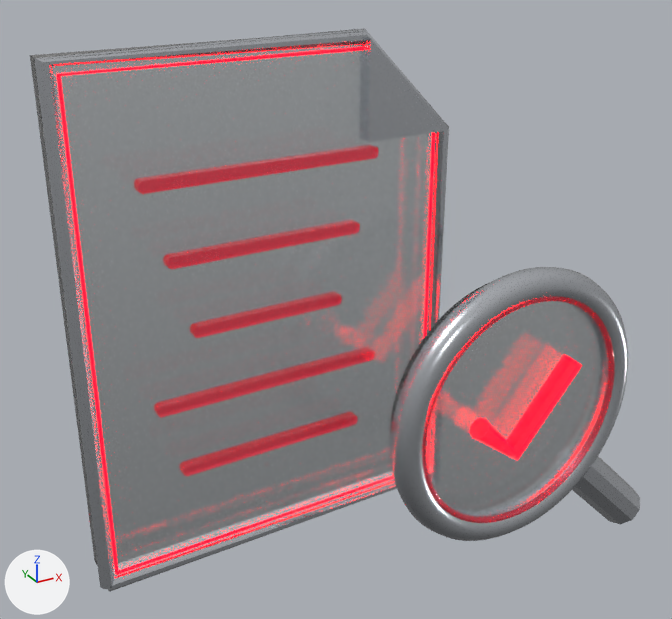
A saved change to the glTF model site/data-journey/assets/glass/models/39-audit.glb.
Both versions are drawn from a 50 mm camera at (-1.58, -2.4, 1.36) aimed at (-0.18, 0.15, 0.09). Arrows for +X, +Y and +Z are at lower left; the lights stay in place. The first picture is the older version. Where no turn or scale is listed for an object, it has been applied to the vertices. Vertices at exactly the same position are counted once.

Objects in the first picture: 'BC clear optical glass', 'BC neon red glass edge', 'BC ruby optical glass', 'BC satin silver metal'.
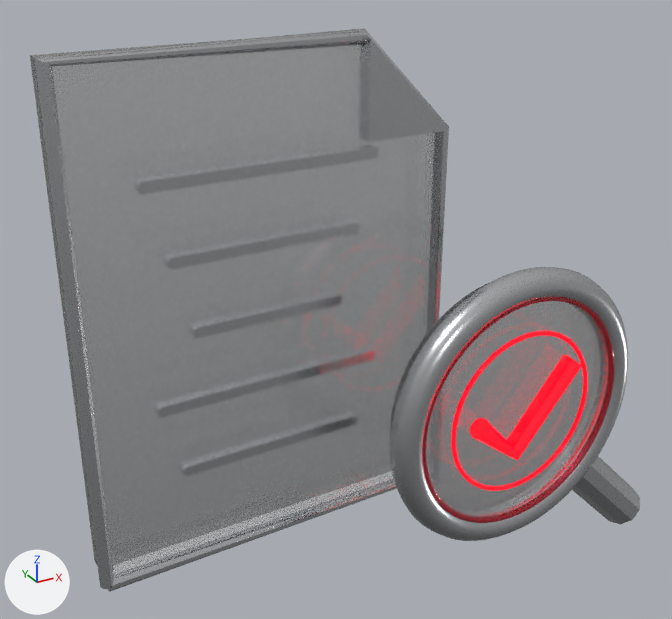
The change, as a list of edits to the scene's bpy script:
```text
Change mat_bc_ruby_optical_glass:
    mat_bc_ruby_optical_glass.base_color: (1.0, 0.122, 0.188) -> (0.549, 0.00784, 0.0275)  # red #ff6278 -> red #c4162e
Add mat_bc_satin_iron:
    mat_bc_satin_iron = principled_material('BC satin iron')
    mat_bc_satin_iron.base_color = (0.639, 0.651, 0.671)  # light grey #d1d3d6
    mat_bc_satin_iron.metallic = 1.0
    mat_bc_satin_iron.roughness = 0.26
Change me_bc_satin_silver_metal:
    remove me_bc_satin_silver_metal.from_pydata(...)  # 852 vertices, 1692 faces; spans x -0.92..1.23, y -0.53..-0.04, z -1.13..0.87
    add me_bc_satin_silver_metal.from_pydata(...)  # 1422 vertices, 2812 faces; spans x -0.92..1.23, y -0.53..-0.04, z -1.13..0.87
    me_bc_satin_silver_metal part 1: a new loose piece of 114 vertices spanning x -0.7..0.1, y -0.17..-0.11, z 0.48..0.52, in mat_bc_satin_iron (light grey #d1d3d6)
    me_bc_satin_silver_metal part 2: a new loose piece of 114 vertices spanning x -0.63..0.04, y -0.17..-0.11, z 0.24..0.28, in mat_bc_satin_iron (light grey #d1d3d6)
    me_bc_satin_silver_metal part 3: a new loose piece of 114 vertices spanning x -0.56..-0.03, y -0.17..-0.11, z 0.0..0.04, in mat_bc_satin_iron (light grey #d1d3d6)
    me_bc_satin_silver_metal part 4: a new loose piece of 114 vertices spanning x -0.7..0.1, y -0.17..-0.11, z -0.24..-0.2, in mat_bc_satin_iron (light grey #d1d3d6)
    me_bc_satin_silver_metal part 5: a new loose piece of 114 vertices spanning x -0.63..0.04, y -0.17..-0.11, z -0.48..-0.44, in mat_bc_satin_iron (light grey #d1d3d6)
    me_bc_satin_silver_metal part 6: 1692 faces spanning x -0.92..1.23, y -0.53..-0.04, z -1.13..0.87 switch from mat_bc_satin_silver_metal (light grey #d6dadf) to mat_bc_satin_iron (light grey #d1d3d6)
Change me_bc_ruby_optical_glass:
    remove me_bc_ruby_optical_glass.from_pydata(...)  # 1336 vertices, 2652 faces; spans x -0.7..0.92, y -0.52..-0.11, z -0.81..0.52
    add me_bc_ruby_optical_glass.from_pydata(...)  # 766 vertices, 1532 faces; spans x 0.06..0.92, y -0.52..-0.47, z -0.81..0.05
    me_bc_ruby_optical_glass part 7: the loose piece of 114 vertices spanning x -0.7..0.1, y -0.17..-0.11, z 0.48..0.52 is deleted
    me_bc_ruby_optical_glass part 8: the loose piece of 114 vertices spanning x -0.56..-0.03, y -0.17..-0.11, z 0.0..0.04 is deleted
    me_bc_ruby_optical_glass part 9: the loose piece of 114 vertices spanning x -0.63..0.04, y -0.17..-0.11, z -0.48..-0.44 is deleted
    me_bc_ruby_optical_glass part 10: the loose piece of 114 vertices spanning x -0.63..0.04, y -0.17..-0.11, z 0.24..0.28 is deleted
    me_bc_ruby_optical_glass part 11: the loose piece of 114 vertices spanning x -0.7..0.1, y -0.17..-0.11, z -0.24..-0.2 is deleted
Remove ob_bc_neon_red_glass_edge:
    ob_bc_neon_red_glass_edge = bpy.data.objects.new('BC neon red glass edge', me_bc_neon_red_glass_edge)
Add ob_bc_internal_ruby_light:
    ob_bc_internal_ruby_light = bpy.data.objects.new('BC internal ruby light', me_bc_internal_ruby_light)  # 796 vertices, 1588 faces; spans x 0.185..0.789, y -0.548..-0.461, z -0.682..-0.078; in mat_bc_internal_ruby_light (red #e70d2a, glowing red #ff031d)
    ob_bc_internal_ruby_light.location = (-0.156, 0.241, 0.128)
```

Changed parts and their boxes (x1, y1, x2, y2) in the pictures (672 x 619 px):
'BC ruby optical glass', recoloured
    both: (422, 297, 615, 523)
'BC neon red glass edge', deleted
    before: (57, 46, 582, 575)
'BC internal ruby light', added (red)
    after: (451, 331, 588, 491)
part 1 of me_bc_satin_silver_metal, added
    after: (134, 145, 379, 194)
part 2 of me_bc_satin_silver_metal, added
    after: (163, 220, 360, 269)
part 3 of me_bc_satin_silver_metal, added
    after: (190, 292, 342, 338)
part 4 of me_bc_satin_silver_metal, added
    after: (154, 347, 375, 418)
part 5 of me_bc_satin_silver_metal, added
    after: (180, 412, 358, 476)
part 6 of me_bc_satin_silver_metal, recoloured
    both: (36, 37, 617, 582)
part 7 of me_bc_ruby_optical_glass, deleted
    before: (134, 145, 379, 194)
part 8 of me_bc_ruby_optical_glass, deleted
    before: (190, 292, 342, 338)
part 9 of me_bc_ruby_optical_glass, deleted
    before: (180, 412, 358, 476)
part 10 of me_bc_ruby_optical_glass, deleted
    before: (163, 220, 360, 269)
part 11 of me_bc_ruby_optical_glass, deleted
    before: (154, 347, 375, 418)
